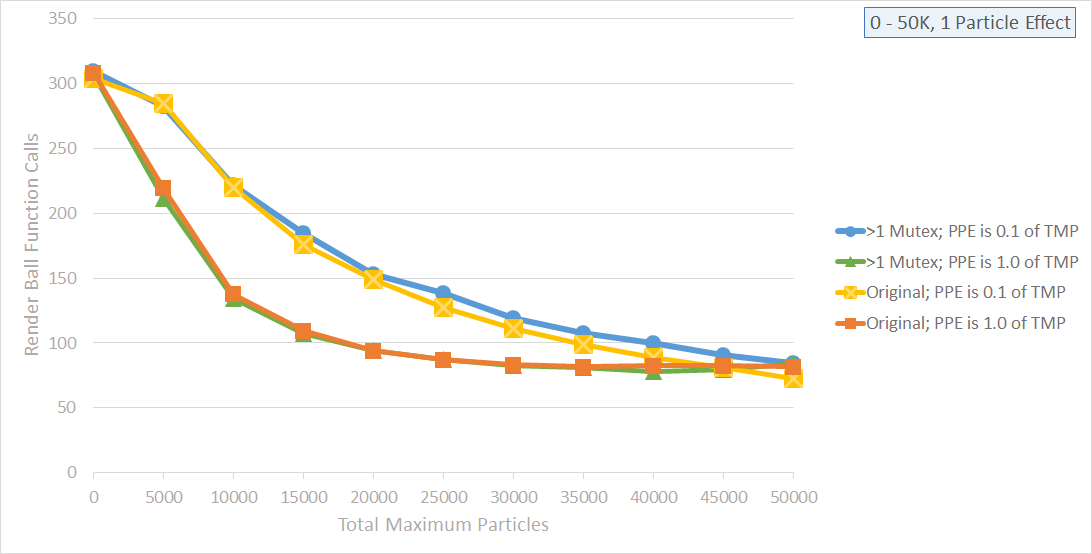
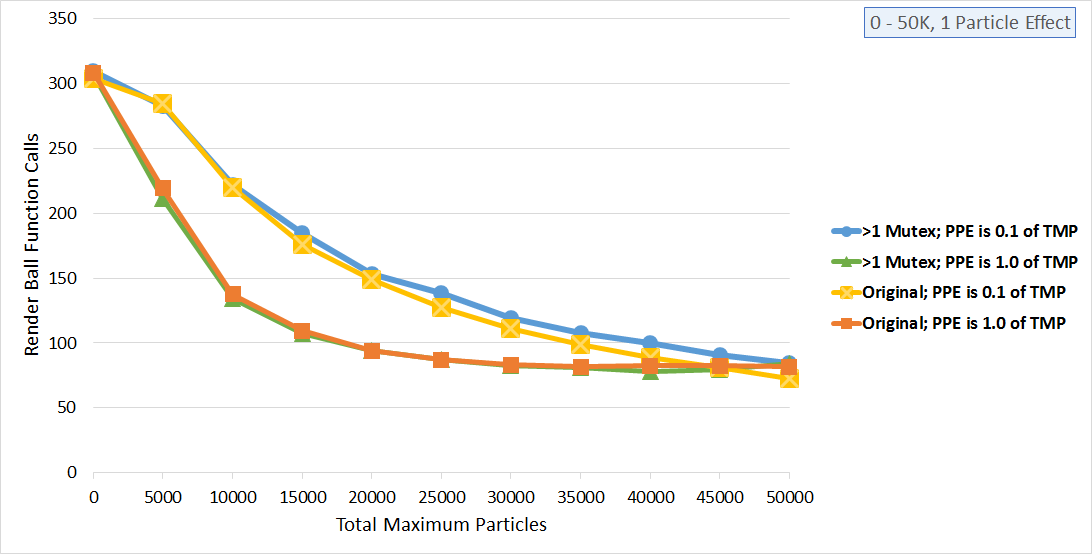
Two versions of the same layered image (1092×554). Layer-by-layer changes:
added layer "Layer 3" above "Layer 2" over <box>23,12,1079,531</box>
